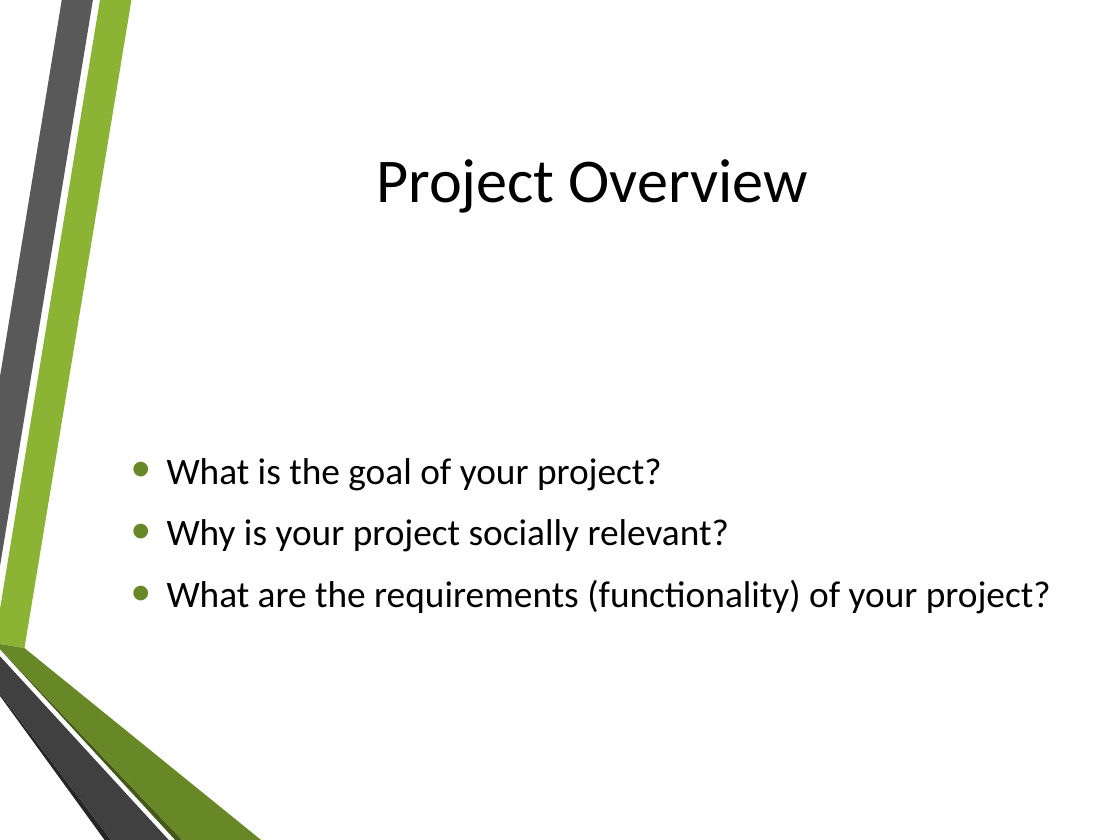
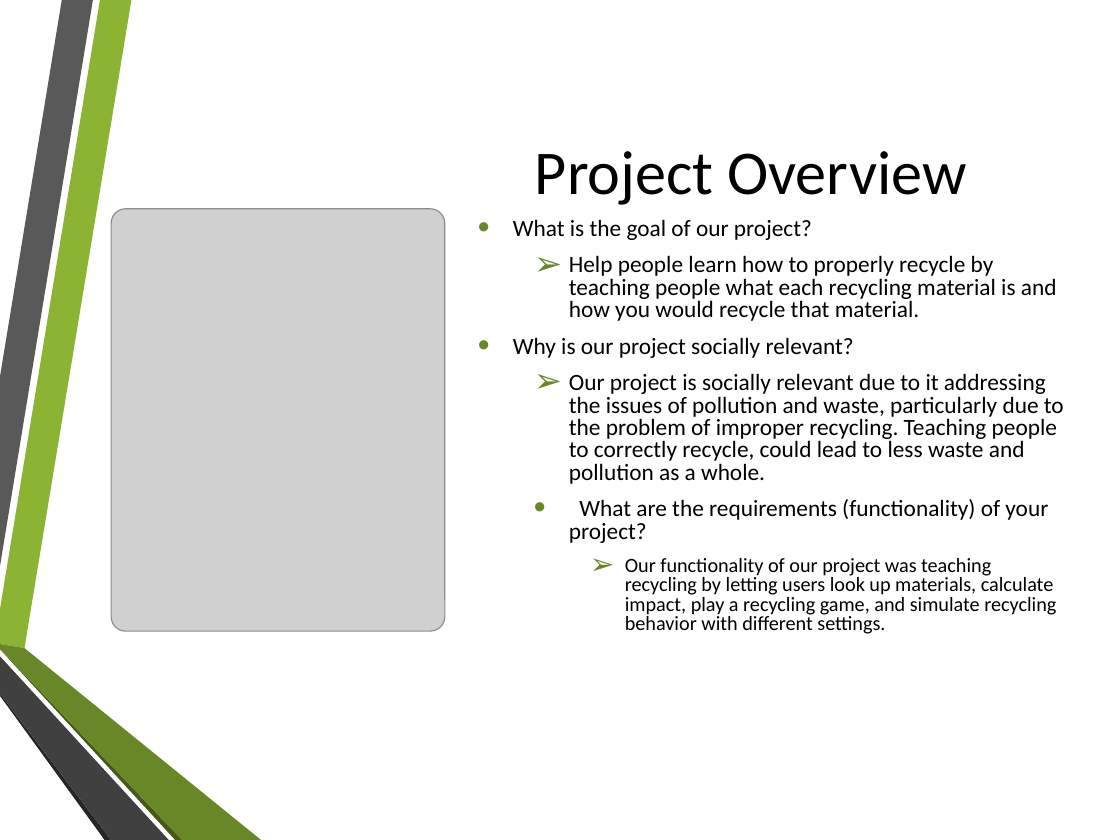
Before and after one commit to clampett/recycling-aid, a slide deck: slide 2 of Recycling Aid Presentation.pptx. Drawn at 1120x840 pixels with LibreOffice and Linux fonts; fonts in the diff are those of the drawing; grey boxes stand for pictures; background and template pictures are left out. Boxes give left, top, right and bottom in pixels: in the first picture for what was removed or moved away, otherwise in the second. Text is boxed around its words. In the diff, an @@ line names an element or a change of style, - is before the commit and + after.

```diff
--- a/Recycling Aid Presentation.pptx
+++ b/Recycling Aid Presentation.pptx
@@ title "Project Overview" moved from (x1=376, y1=159, x2=808, y2=213) to (x1=535, y1=151, x2=966, y2=205) @@
@@ picture added at (x1=111, y1=208, x2=445, y2=631) @@
@@ text "What is the goal of ..." moved from (x1=167, y1=458, x2=1051, y2=614) to (x1=513, y1=219, x2=1064, y2=634) @@
@@ text at (x1=513, y1=219, x2=1064, y2=484): text changed; size 24 to 15 pt @@
-• What is the goal of your project?
-• Why is your project socially relevant?
+• What is the goal of our project?
+  ➢ Help people learn how to properly recycle by teaching people what each recycling material is and how you would recycle that material.
+• Why is our project socially relevant?
+  ➢ Our project is socially relevant due to it addressing the issues of pollution and waste, particularly due to the problem of improper recycling. Teaching people to correctly recycle, could lead to less waste and pollution as a whole.
@@ text at (x1=569, y1=499, x2=1048, y2=543): size 24 to 15 pt in "What are the requirements (functionality) of your ..."; list level 1 to 2 in "What are the requirements (functionality) ..."; line spacing 1 to 0.8 @@
@@ text at (x1=625, y1=558, x2=1056, y2=634): paragraph added @@
+    ➢ Our functionality of our project was teaching recycling by letting users look up materials, calculate impact, play a recycling game, and simulate recycling behavior with different settings.
```
Also in this commit, not shown: 9 other slides changed, 1 slide added, 1 slide removed.
